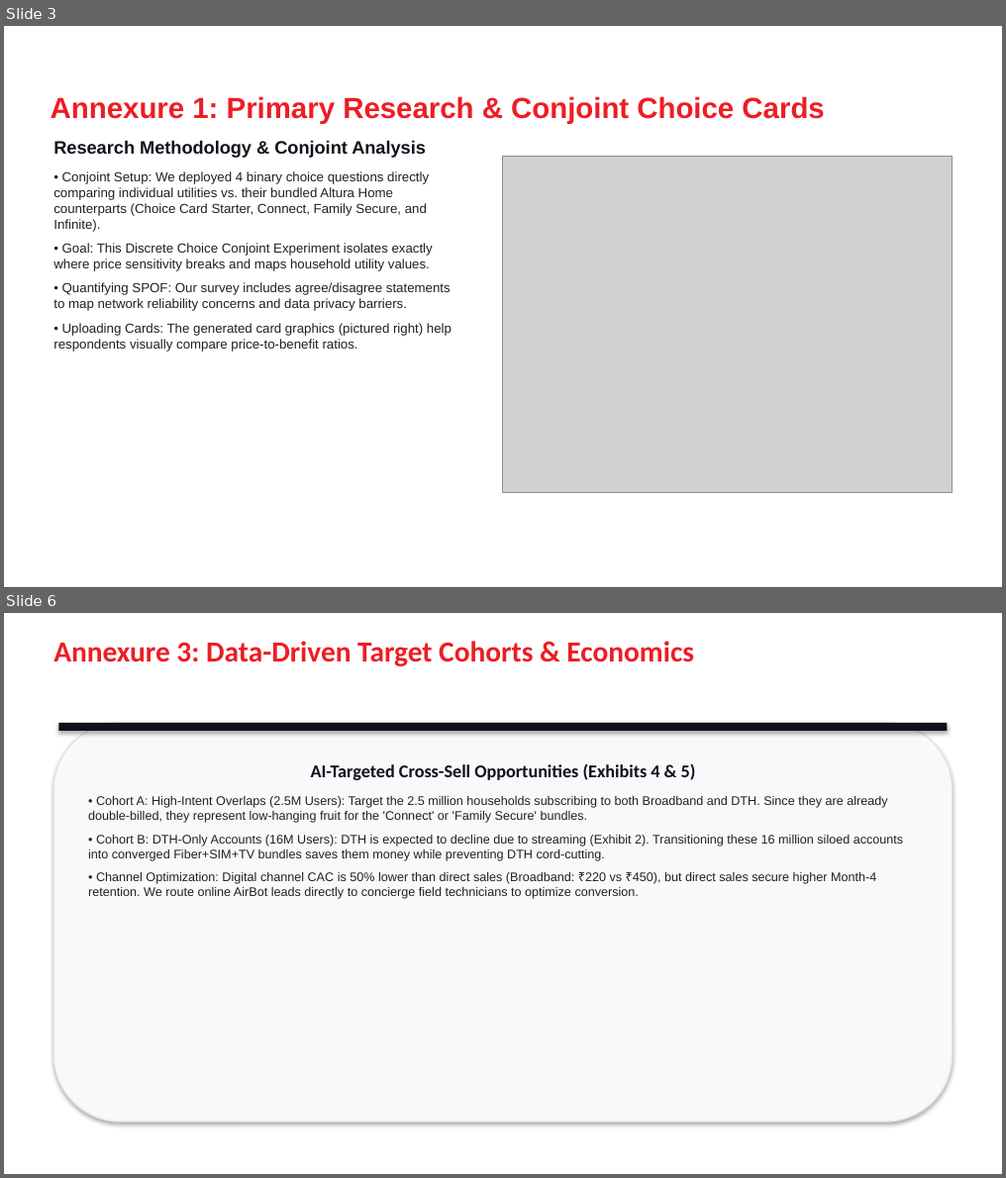
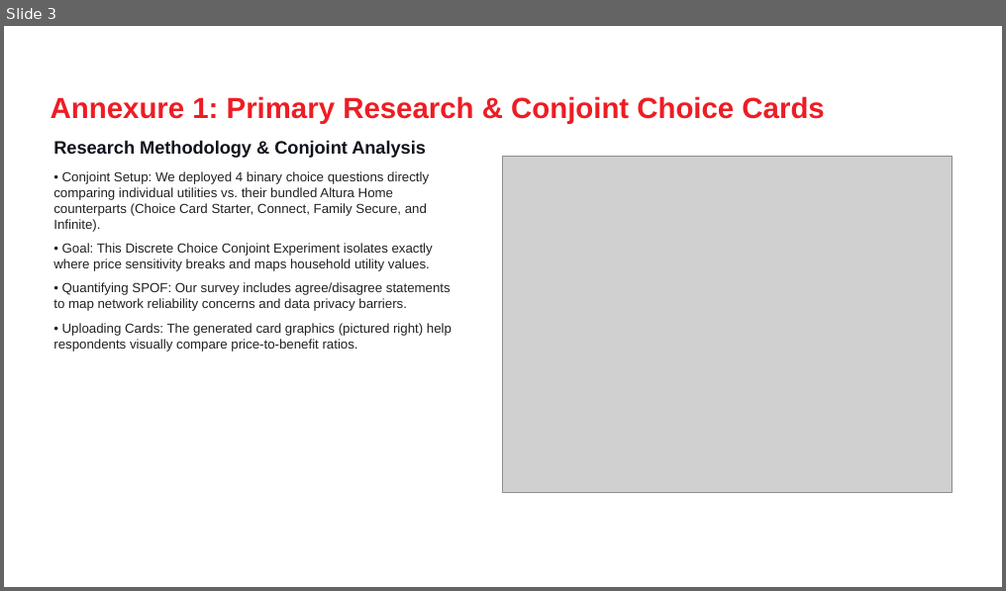
Before and after one commit to parikhniket655/airtel-convergence, a slide deck: Altura_Household_Convergence_Strategy.pptx. Shown one above the other, each under a label of ours: slides 3 and 6 before the commit, slide 3 after it; the slides between them are not shown. The pictures are 1006x1178 and 1006x591 pixels, drawn with LibreOffice and Linux fonts; fonts in the diff are those of the drawing; grey boxes stand for pictures; background and template pictures are left out. Boxes give left, top, right and bottom in pixels: in the first picture for what was removed or moved away, otherwise in the second. Text is boxed around its words. In the diff, an @@ line names an element or a change of style, - is before the commit and + after.

```diff
--- a/Altura_Household_Convergence_Strategy.pptx
+++ b/Altura_Household_Convergence_Strategy.pptx
@@ slide 6 removed at (4,613,1002,1174), background picture (left out) @@
@@ text removed at (54,641,694,666) @@
-Annexure 3: Data-Driven Target Cohorts & Economics
@@ rounded rectangle removed at (54,723,952,1122) @@
-AI-Targeted Cross-Sell Opportunities (Exhibits 4 & 5)
-• Cohort A: High-Intent Overlaps (2.5M Users): Target the 2.5 million households subscribing to both Broadband and DTH. Since they are already double-billed, they represent low-hanging fruit for the 'Connect' or 'Family Secure' bundles.
-• Cohort B: DTH-Only Accounts (16M Users): DTH is expected to decline due to streaming (Exhibit 2). Transitioning these 16 million siloed accounts into converged Fiber+SIM+TV bundles saves them money while preventing DTH cord-cutting.
-• Channel Optimization: Digital channel CAC is 50% lower than direct sales (Broadband: ₹220 vs ₹450), but direct sales secure higher Month-4 retention. We route online AirBot leads directly to concierge field technicians to optimize conversion.
@@ rectangle removed at (58,723,947,731) @@
```
Also in this commit, not shown: 1 slide changed, 1 slide added, 7 other slides removed.
